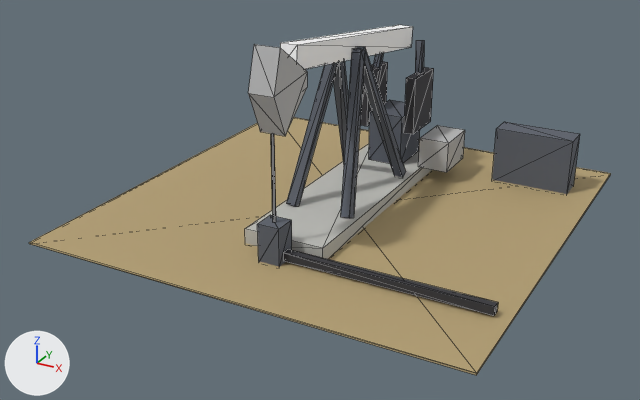
Before and after pictures for a commit that changed the glTF model industry_temperate_oil_well.glb.
Camera for both pictures: a 50 mm lens placed at (13.8, -27.0, 13.5), pointed at (-0.2, -1.5, 0.8). The lights are fixed; the arrows at lower left show +X, +Y and +Z. The picture after the commit comes second. Mesh edges are drawn as thin lines. Vertices at exactly the same position are counted once.
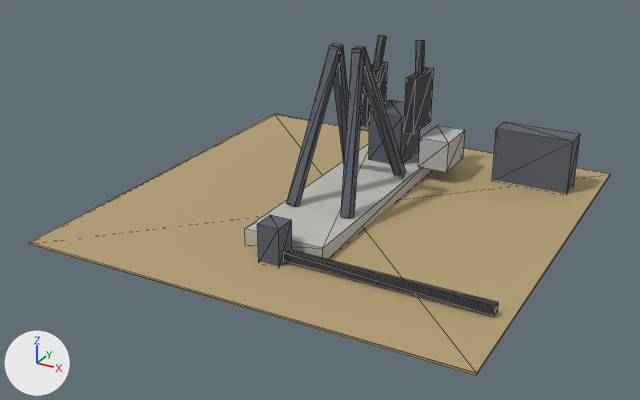
Boxes [x1, y1, x2, y2] around the edits, measured in the pictures (640 x 400 px):
'Mesh_0', reshaped
    before: [29, 25, 611, 375]
    after: [29, 35, 611, 375]
part 1 of me_mesh_0, deleted
    before: [248, 44, 307, 136]
part 2 of me_mesh_0, deleted
    before: [280, 25, 413, 69]
part 3 of me_mesh_0, deleted
    before: [271, 134, 276, 223]

What changed in the scene script:
```text
Change me_mesh_0:
    used by ob_mesh_0; location = (0.0, 0.0, 0.0)
    remove me_mesh_0.from_pydata(...)  # 146 vertices, 220 faces; spans x -8.0..8.0, y -8.0..8.0, z 0.0..7.2
    add me_mesh_0.from_pydata(...)  # 120 vertices, 180 faces; spans x -8.0..8.0, y -8.0..8.0, z 0.0..6.1
    me_mesh_0 part 1: the loose piece of 10 vertices spanning x -0.4..0.4, y -5.6..-3.6, z 4.4..7.2 is deleted
    me_mesh_0 part 2: the loose piece of 8 vertices spanning x -0.3..0.3, y -4.1..5.1, z 5.0..7.0 is deleted
    me_mesh_0 part 3: the loose piece of 8 vertices spanning x 0.0, y -5.0, z 1.4..4.4 is deleted
    remove me_mesh_0.materials.append(mat_company)  # white #ffffff
```
